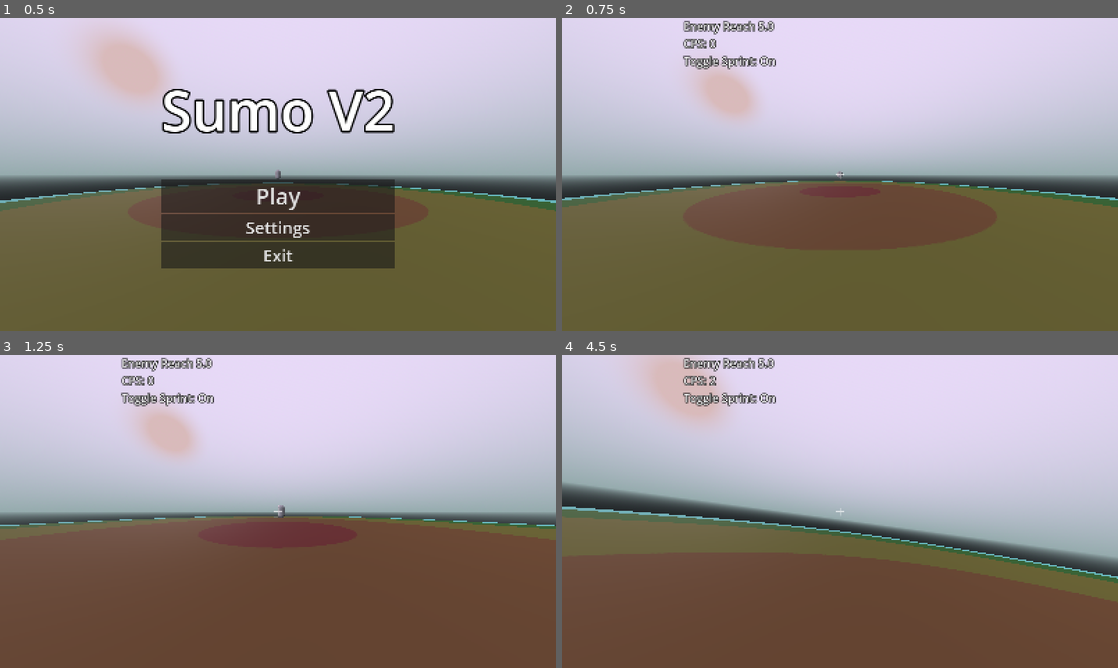
Above: before the commit, frames 1-4 (two rows, left to right).
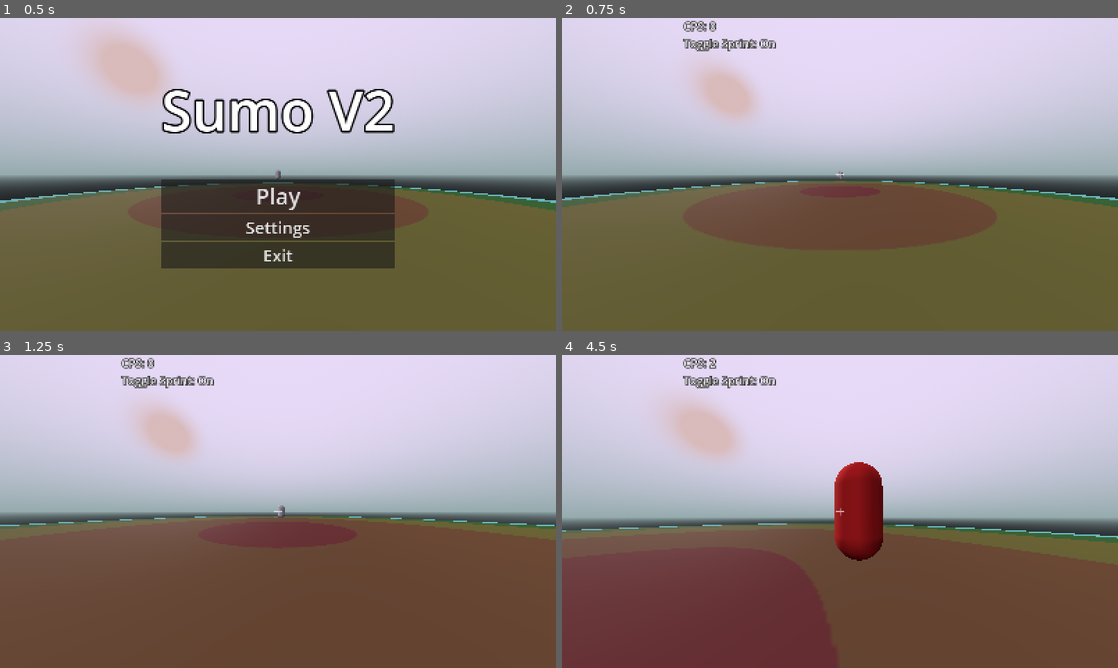
Above: after the commit, the same moments.

Repository: jtirsfdr/sumo2
Game: Godot game, scene res://scenes/world.tscn
Same seed, same stepped clock (60 frames per second), same inputs: the game is played once before the commit and once after it.
Inputs (mouse positions are in pixels of both pictures, inside the frame that each line leads up to):
- Up to frame 1 (0.5 s): no input
- Up to frame 2 (0.75 s): click "Play" at 0.5 s
- Up to frame 3 (1.25 s): no input
- Up to frame 4 (4.5 s): tap Enter at 1.25 s; move the mouse to (867, 511) at 1.27 s; press the mouse at (867, 511) at 1.28 s; hold W (forwards) from 1.28 s (still down); right-click (867, 511) at 1.35 s; tap Space (jump) at 1.52, 2.27, 3.77 s; move the mouse to (812, 511) at 2.02 s; release the mouse at (812, 511) at 2.03 s; click (812, 511) at 2.1 s; tap Shift (sprint) at 2.3 s; move the mouse to (851, 505) at 2.77 s; hold Shift (sprint) 2.78-3.53 s; tap Tab (togglesprint) at 3.05, 3.6 s; move the mouse to (834, 517) at 3.52 s; right-click (834, 517) at 3.8 s; move the mouse to (878, 514) at 4.27 s; press the mouse at (878, 514) at 4.28 s; right-click (878, 514) at 4.35 s

Frame 1 is identical in both runs. In frame 2, 1.2% of the frame differs, in the area x 21-39%, y 0-17%; in frame 3, 1.2%; in frame 4, 21%, in the area x 0-100%, y 0-79%.

Commit message:
Fixed options

Diff:
--- a/scenes/world.tscn
+++ b/scenes/world.tscn
@@ -123,8 +123,6 @@
 
 [node name="MeshInstance3D" type="MeshInstance3D" parent="Stage"]
 mesh = SubResource("CylinderMesh_fj7yv")
-
-[node name="Timer" type="Timer" parent="."]
 
 [node name="Player" parent="." instance=ExtResource("1_f3sb7")]
 transform = Transform3D(1, 0, 0, 0, 1, 0, 0, 0, 1, 0, 2, 15)
@@ -240,6 +238,7 @@
 custom_minimum_size = Vector2(200, 0)
 layout_mode = 2
 theme_override_font_sizes/font_size = 24
+text = "1"
 placeholder_text = "1"
 
 [node name="PlayerReach" type="Label" parent="GUI/Menus/Settings/ScrollContainer/SettingsGrid"]
@@ -257,6 +256,7 @@
 custom_minimum_size = Vector2(200, 0)
 layout_mode = 2
 theme_override_font_sizes/font_size = 24
+text = "3"
 placeholder_text = "3"
 
 [node name="EnemyReach" type="Label" parent="GUI/Menus/Settings/ScrollContainer/SettingsGrid"]
@@ -274,6 +274,7 @@
 custom_minimum_size = Vector2(200, 0)
 layout_mode = 2
 theme_override_font_sizes/font_size = 24
+text = "3"
 placeholder_text = "3"
 
 [node name="SimulatedPing" type="Label" parent="GUI/Menus/Settings/ScrollContainer/SettingsGrid"]
@@ -291,12 +292,13 @@
 custom_minimum_size = Vector2(200, 0)
 layout_mode = 2
 theme_override_font_sizes/font_size = 24
+text = "50"
 placeholder_text = "50"
 
-[node name="StrafeFactor" type="Label" parent="GUI/Menus/Settings/ScrollContainer/SettingsGrid"]
-layout_mode = 2
-theme_override_font_sizes/font_size = 32
-text = "Strafe Speed Factor"
+[node name="SpeedFactor" type="Label" parent="GUI/Menus/Settings/ScrollContainer/SettingsGrid"]
+layout_mode = 2
+theme_override_font_sizes/font_size = 32
+text = "Speed Factor"
 
 [node name="Gap5" type="VSeparator" parent="GUI/Menus/Settings/ScrollContainer/SettingsGrid"]
 layout_mode = 2
@@ -304,11 +306,12 @@
 size_flags_vertical = 3
 theme_override_styles/separator = SubResource("StyleBoxEmpty_aqk2v")
 
-[node name="StrafeSel" type="LineEdit" parent="GUI/Menus/Settings/ScrollContainer/SettingsGrid"]
+[node name="SpeedSel" type="LineEdit" parent="GUI/Menus/Settings/ScrollContainer/SettingsGrid"]
 custom_minimum_size = Vector2(200, 0)
 layout_mode = 2
 theme_override_font_sizes/font_size = 24
-placeholder_text = "1"
+text = "4"
+placeholder_text = "4"
 
 [node name="KBFactor" type="Label" parent="GUI/Menus/Settings/ScrollContainer/SettingsGrid"]
 layout_mode = 2
@@ -325,6 +328,7 @@
 custom_minimum_size = Vector2(200, 0)
 layout_mode = 2
 theme_override_font_sizes/font_size = 24
+text = "1"
 placeholder_text = "1"
 
 [node name="ToggleSprint" type="Label" parent="GUI/Menus/Settings/ScrollContainer/SettingsGrid"]
@@ -345,7 +349,7 @@
 button_pressed = true
 text = "Enabled"
 
-[node name="CPSReduction" type="Label" parent="GUI/Menus/Settings/ScrollContainer/SettingsGrid"]
+[node name="CPSKBLabel" type="Label" parent="GUI/Menus/Settings/ScrollContainer/SettingsGrid"]
 layout_mode = 2
 theme_override_font_sizes/font_size = 32
 text = "High CPS Increases KB Given"
@@ -356,7 +360,7 @@
 size_flags_vertical = 3
 theme_override_styles/separator = SubResource("StyleBoxEmpty_aqk2v")
 
-[node name="CPSReductionButton" type="Button" parent="GUI/Menus/Settings/ScrollContainer/SettingsGrid"]
+[node name="CPSKBButton" type="Button" parent="GUI/Menus/Settings/ScrollContainer/SettingsGrid"]
 layout_mode = 2
 theme_override_font_sizes/font_size = 24
 toggle_mode = true
@@ -678,28 +682,20 @@
 layout_mode = 2
 size_flags_horizontal = 0
 
-[node name="EnemyReach" type="Label" parent="GUI/HUD/Layers"]
+[node name="CPS" type="Label" parent="GUI/HUD/Layers"]
 layout_mode = 2
 size_flags_vertical = 0
 theme_override_colors/font_outline_color = Color(0, 0, 0, 1)
 theme_override_constants/outline_size = 8
 theme_override_font_sizes/font_size = 32
-text = "Enemy Reach:"
-
-[node name="CPS" type="Label" parent="GUI/HUD/Layers"]
+text = "CPS: "
+
+[node name="ToggleSprint" type="Label" parent="GUI/HUD/Layers"]
 layout_mode = 2
 size_flags_vertical = 0
 theme_override_colors/font_outline_color = Color(0, 0, 0, 1)
 theme_override_constants/outline_size = 8
 theme_override_font_sizes/font_size = 32
-text = "CPS: "
-
-[node name="ToggleSprint" type="Label" parent="GUI/HUD/Layers"]
-layout_mode = 2
-size_flags_vertical = 0
-theme_override_colors/font_outline_color = Color(0, 0, 0, 1)
-theme_override_constants/outline_size = 8
-theme_override_font_sizes/font_size = 32
 text = "Toggle Sprint: On"
 
 [node name="CenterContainer" type="CenterContainer" parent="GUI/HUD"]
@@ -709,20 +705,11 @@
 
 [node name="Crosshair" type="Sprite2D" parent="GUI/HUD/CenterContainer"]
 texture = ExtResource("4_aqk2v")
-
-[node name="InitTimer" type="Timer" parent="."]
-one_shot = true
 
 [connection signal="pressed" from="GUI/Menus/MainMenu/PlayButton" to="GUI" method="_on_play_button_pressed"]
 [connection signal="pressed" from="GUI/Menus/MainMenu/SettingsButton" to="GUI" method="_on_settings_button_pressed"]
 [connection signal="pressed" from="GUI/Menus/MainMenu/ExitButton" to="GUI" method="_on_exit_button_pressed"]
 [connection signal="text_changed" from="GUI/Menus/Settings/ScrollContainer/SettingsGrid/SensitivitySel" to="Player" method="_on_sensitivity_sel_text_changed"]
-[connection signal="toggled" from="GUI/Menus/Settings/ScrollContainer/SettingsGrid/ToggleSprintButton" to="GUI" method="_on_settings_option_button_pressed" binds= ["ToggleSprintButton"]]
-[connection signal="toggled" from="GUI/Menus/Settings/ScrollContainer/SettingsGrid/CPSReductionButton" to="GUI" method="_on_settings_option_button_pressed" binds= ["CPSReductionButton"]]
-[connection signal="toggled" from="GUI/Menus/Settings/ScrollContainer/SettingsGrid/BlockButton" to="GUI" method="_on_settings_option_button_pressed" binds= ["BlockButton"]]
-[connection signal="toggled" from="GUI/Menus/Settings/ScrollContainer/SettingsGrid/WTapButton" to="GUI" method="_on_settings_option_button_pressed" binds= ["WTapButton"]]
-[connection signal="toggled" from="GUI/Menus/Settings/ScrollContainer/SettingsGrid/InstantRematchButton" to="GUI" method="_on_settings_option_button_pressed" binds= ["InstantRematchButton"]]
-[connection signal="toggled" from="GUI/Menus/Settings/ScrollContainer/SettingsGrid/AutoMoveButton" to="GUI" method="_on_settings_option_button_pressed" binds= ["AutoMoveButton"]]
 [connection signal="pressed" from="GUI/Menus/Settings/ControlsButton" to="GUI" method="_on_controls_menu_button_pressed"]
 [connection signal="pressed" from="GUI/Menus/Settings/MainMenuButton" to="GUI" method="_on_main_menu_button_pressed"]
 [connection signal="pressed" from="GUI/Menus/Controls/GridContainer/AttackButton" to="GUI" method="_on_player_control_button_pressed" binds= ["AttackButton"]]
--- a/scripts/enemy.gd
+++ b/scripts/enemy.gd
@@ -5,11 +5,15 @@
 
 signal hit_player(hitvector: Vector3)
 
+func _update_settings() -> void:
+	reach = float(settings.get_node("EnemyReachSel").text)
+
 func _ready() -> void:
 	auto_run = true
 	sprinting = true
 	reach = 5
-	player.hit_enemy.connect(self.on_hit)
+	player.hit_enemy.connect(on_hit)
+	gui.options_updated.connect(_update_settings)
 
 func _process(_delta: float) -> void:
 	if Globals.paused == true:
--- a/scripts/entity.gd
+++ b/scripts/entity.gd
@@ -1,8 +1,11 @@
 class_name Entity
 extends CharacterBody3D
 
+@onready var gui: GUI = $"/root/World/GUI"
+@onready var settings: = $"/root/World/GUI/Menus/Settings/ScrollContainer/SettingsGrid"
+
+
 @export var land_particles_tscn: PackedScene
-
 @export var max_speed: float
 @export var walk_speed: float = 4
 @export var sprint_factor: float = 1.6
@@ -30,7 +33,7 @@
 var sprint_reset: bool = true
 var wtap_reset: bool = true
 var kb_factor: float = 1
-var wtap_kb_factor: float = 1.0
+var wtap_kb_factor: float = 1
 var block: float = 0.0
 var max_block: float = 1
 var cps_factor: float = 1
@@ -104,7 +107,6 @@
 	velocity.x = speed.x + hitspeed.x
 	velocity.z = speed.z + hitspeed.z
 
-
 func _on_particle_finish(path: NodePath) -> void:
 	get_node(path).queue_free()
 
@@ -116,7 +118,7 @@
 	if block > max_block:
 		hitvector = hitvectorarg
 	else:
-		print(block)
+		#print(block)
 		hitvector = hitvectorarg * 0.8
 	if invincible:
 		pass
@@ -148,7 +150,7 @@
 	hitspeed.x = hitvector.x * 20
 	velocity.y = 3
 	hitspeed.z = hitvector.z * 20
-	print(hitspeed)
+	#print(hitspeed)
 	$HitRotateTimer.start()
 
 func _on_invincible_timer_timeout() -> void:
--- a/scripts/globals.gd
+++ b/scripts/globals.gd
@@ -8,14 +8,14 @@
 signal game_unpaused
 signal game_ended
 
-func _ready() -> void: # ACUTE CHECK
-	#await get_tree().create_timer(0.1).timeout
+func _ready() -> void:
 	var enemy: Enemy = $/root/World/Enemy
 	var player: Player = $/root/World/Player
 	var gui: Control = $/root/World/GUI
-	gui.option_updated.connect(write_config)
+	gui.options_updated.connect(write_config)
 	enemy.entity_died.connect(on_entity_died)
 	player.entity_died.connect(on_entity_died)
+	#write_config()
 	load_config()
 
 func write_config() -> void:
@@ -28,7 +28,7 @@
 			if node is Button:
 				config.set_value("Controls", node.name, node.text)
 		config.save("user://config.cfg")
-		print("config saved")
+		#print("config saved")
 
 func load_config() -> void:
 	var err = config.load("user://config.cfg")
@@ -47,8 +47,6 @@
 				for keys in config.get_section_keys(section):
 					get_node("/root/World/GUI/Menus/Controls/GridContainer/" + keys).text = config.get_value(section, keys)
 
-func _physics_process(_delta: float) -> void:
-	enemy_reach_update()
 
 func _process(_delta: float) -> void:
 	if Input.is_action_just_pressed("pause"):
@@ -63,13 +61,12 @@
 		game_unpaused.emit()
 		Input.set_mouse_mode(Input.MOUSE_MODE_CAPTURED)
 
-func enemy_reach_update() -> void:
-	var enemy: Enemy = $/root/World/Enemy
-	var reachlabel: Label = $/root/World/GUI/HUD/Layers/EnemyReach
-	reachlabel.text = "Enemy Reach" + " " + str(enemy.reach)
+#func enemy_reach_update() -> void:
+	#var enemy: Enemy = $/root/World/Enemy
+	#var reachlabel: Label = $/root/World/GUI/HUD/Layers/EnemyReach
+	#reachlabel.text = "Enemy Reach" + " " + str(enemy.reach)
 
 func on_entity_died() -> void:
-	var reachlabel: Label = $/root/World/GUI/HUD/Layers/EnemyReach
 	var enemy: Enemy = $/root/World/Enemy
 	var player: Player = $/root/World/Player
 	enemy.position = Vector3(0,2,-15)
--- a/scripts/gui.gd
+++ b/scripts/gui.gd
@@ -6,23 +6,60 @@
 @onready var main_menu: VBoxContainer = $Menus/MainMenu
 @onready var settings_menu: VBoxContainer = $Menus/Settings
 @onready var controls_menu: VBoxContainer = $Menus/Controls
-
+@onready var settings_options: GridContainer = $Menus/Settings/ScrollContainer/SettingsGrid
+@onready var option_signals: Dictionary = {}
 var changing_button: String
 
-signal toggle_sprint_toggled(toggled: bool)
-signal cps_reduction_toggled(toggled: bool)
-signal w_tap_toggled(toggled: bool)
-signal option_updated
+#signal togglesprintbutton_toggled(toggled: bool)
+#signal cps_reduction_toggled(toggled: bool)
+#signal w_tap_toggled(toggled: bool)
+#signal enemyreachsel_changed(selection: String)
+signal options_updated
 
 func _ready() -> void:
 	globals.game_paused.connect(self.on_game_paused)
 	globals.game_unpaused.connect(self.on_game_unpaused)
 	player.sprint_toggled.connect(self.on_sprint_toggled)
+	for node in settings_options.get_children(true):
+		if node is LineEdit:
+			var s: String = node.name.to_lower() + "_changed"
+			option_signals[s] = Signal(self, s)
+			add_user_signal(s)
+			#connect(s, _on_sel_text_changed.bind(node.name))
+			node.text_changed.connect(_on_sel_text_changed.bind(node.name))
+		if node is Button:
+			#print(node.name)
+			node.toggled.connect(_on_button_toggled.bind(node.name))
+
+	options_updated.connect(_update_hud)
+	#emit_signal("pingsel_changed", "test")
 	load_settings()
 
+func _on_sel_text_changed(selection: String, button_name: String) -> void:
+	options_updated.emit()
+
+func _on_button_toggled(toggled_on: bool, button_name: String):
+	var button: Button = get_node("Menus/Settings/ScrollContainer/SettingsGrid/" + button_name)
+	if toggled_on:
+		button.text = "Enabled"
+	else:
+		button.text = "Disabled"
+
+	options_updated.emit()
+
+func _update_hud() -> void:
+	$HUD/Layers/ToggleSprint.visible = $Menus/Settings/ScrollContainer/SettingsGrid/ToggleSprintButton.button_pressed
+
 func load_settings() -> void:
-	#for node in $Menus/Settings/ScrollContainer/SettingsGrid.
-	print($Menus/Settings/ScrollContainer/SettingsGrid/AutoMoveButton.button_pressed)
+	return
+	for node in $Menus/Settings/ScrollContainer/SettingsGrid.get_children(true):
+		if node is Button:
+			emit_signal(node.name.to_lower() + "_toggled", node.button_pressed)
+		if node is LineEdit:
+			if node.text == null:
+				emit_signal(node.name.to_lower() + "_toggled", node.placeholder_text)
+			else:
+				emit_signal(node.name.to_lower() + "_changed", node.text)
 
 func _input(event: InputEvent) -> void:
 	#Checks if modifying controls, and takes next key pressed as new control
@@ -57,7 +94,7 @@
 		changing_button = ""
 
 func _on_exit_button_pressed() -> void:
-	option_updated.emit()
+	options_updated.emit()
 	get_tree().quit()
 
 func _on_settings_button_pressed() -> void:
@@ -92,26 +129,26 @@
 	settings_menu.visible = false
 	controls_menu.visible = false
 	$HUD.visible = true
-	option_updated.emit()
+	options_updated.emit()
 
-func _on_settings_option_button_pressed(toggled_on: bool, button_name: String) -> void:
-	var button: Button = get_node("Menus/Settings/ScrollContainer/SettingsGrid/" + button_name)
-	if toggled_on:
-		button.text = "Enabled"
-		match button_name:
-			"ToggleSprintButton":
-				toggle_sprint_toggled.emit(true)
-				$HUD/Layers/ToggleSprint.visible = true
-			"AutoMoveButton":
-				$"/root/World/Player".auto_run = true
-	else:
-		button.text = "Disabled"
-		match button_name:
-			"ToggleSprintButton":
-				$HUD/Layers/ToggleSprint.visible = false
-				toggle_sprint_toggled.emit(false)
-			"AutoMoveButton":
-				$"/root/World/Player".auto_run = false
+#func _on_settings_option_button_pressed(toggled_on: bool, button_name: String) -> void:
+	#var button: Button = get_node("Menus/Settings/ScrollContainer/SettingsGrid/" + button_name)
+	#if toggled_on:
+		#button.text = "Enabled"
+		#match button_name:
+			#"ToggleSprintButton":
+				#togglesprintbutton_toggled.emit(true)
+				#$HUD/Layers/ToggleSprint.visible = true
+			#"AutoMoveButton":
+				#$"/root/World/Player".auto_run = true
+	#else:
+		#button.text = "Disabled"
+		#match button_name:
+			#"ToggleSprintButton":
+				#$HUD/Layers/ToggleSprint.visible = false
+				#togglesprintbutton_toggled.emit(false)
+			#"AutoMoveButton":
+				#$"/root/World/Player".auto_run = false
 
 func _on_controls_menu_button_pressed() -> void:
 	controls_menu.visible = true
--- a/scripts/player.gd
+++ b/scripts/player.gd
@@ -5,7 +5,6 @@
 @export var maxcps: int = 30
 
 @onready var enemy: Enemy = get_node("../").find_child("Enemy", true, false)
-@onready var gui: GUI = $"/root/World/GUI"
 @onready var camera: Camera3D = $Camera3D
 @onready var attack_ray: RayCast3D = $RayCast3D
 
@@ -17,16 +16,32 @@
 var cpscounter: Array[int]
 var currentcps: int
 var toggle_sprint: bool = true
+var cpsboost: bool
+var blockboost: bool
+var wtapboost: bool
 
 signal hit_enemy(hitvector: Vector3)
 signal sprint_toggled(sprinting: bool)
 
 func _ready() -> void:
-	gui.toggle_sprint_toggled.connect(on_toggle_sprint_toggled)
+	#gui.togglesprintbutton_toggled.connect(on_toggle_sprint_toggled)
+	gui.options_updated.connect(_update_settings)
 	enemy.hit_player.connect(self.on_hit)
-	auto_run = true
+
 	cpscounter.resize(maxcps + 1)
 	reach = 3
+
+func _update_settings() -> void:
+	sensitivity = float(settings.get_node("SensitivitySel").text)
+	reach = float(settings.get_node("PlayerReachSel").text)
+	ping = float(settings.get_node("PingSel").text) / 1000
+	walk_speed = float(settings.get_node("SpeedSel").text)
+	kb_factor = float(settings.get_node("KBFactorSel").text)
+	toggle_sprint = settings.get_node("ToggleSprintButton").button_pressed
+	cpsboost = settings.get_node("CPSKBButton").button_pressed
+	blockboost = settings.get_node("BlockButton").button_pressed
+	wtapboost = settings.get_node("WTapButton").button_pressed
+	auto_run = settings.get_node("AutoMoveButton").button_pressed
 
 func _input(event: InputEvent) -> void:
 	if event is InputEventMouseMotion:
@@ -87,13 +102,22 @@
 		if attack_ray.is_colliding():
 			if attack_ray.get_collider() is Enemy:
 				if wtap_reset:
-					hit_enemy.emit(-get_global_transform().basis.z.normalized() * kb_factor * wtap_kb_factor * cps_factor)
-					wtap_reset = false
+					if wtapboost:
+						print("boost") #fix the hit factors not changing vectors
+						hit_enemy.emit(-get_global_transform().basis.z.normalized() * kb_factor * wtap_kb_factor * cps_factor)
+						wtap_reset = false
+					else:
+						hit_enemy.emit(-get_global_transform().basis.z.normalized() * kb_factor * cps_factor)
+						wtap_reset = false
 				else:
+
 					hit_enemy.emit(-get_global_transform().basis.z.normalized() * kb_factor * cps_factor)
 
-	if Input.is_action_pressed("block"):
-		block = 0
+	if Input.is_action_just_pressed("block"):
+		if blockboost:
+			block = 0
+		else:
+			block = 100
 
 	if Input.is_action_pressed("jump"):
 		if is_on_floor():
@@ -111,7 +135,10 @@
 		if referencetime - cpscounter[i] < 100:
 			currentcps += 1
 	$/root/World/GUI/HUD/Layers/CPS.text = "CPS: " + str(currentcps)
-	cps_factor = 1/((-log(currentcps+1)/log(10))/2 + 1) #more cps more kb
+	if cpsboost:
+		cps_factor = 1/((-log(currentcps+1)/log(10))/2 + 1) #more cps more kb
+	else:
+		cps_factor = 1
 	attack_ray.target_position = -camera.transform.basis.z * reach
 
 	check_death()
Not shown, changed: assets/hurtsound.mp3.import
Not shown: 1 places in scenes/Player.tscn that only renumber resources
Not shown, changed: .gitignore
Not shown, changed: assets/hurtsound.mp3
Not shown, changed: grepper.sh
Not shown, removed: main.odin
